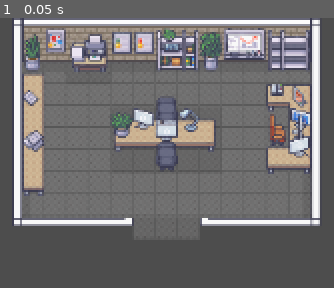
Above: before the commit, frame 1.
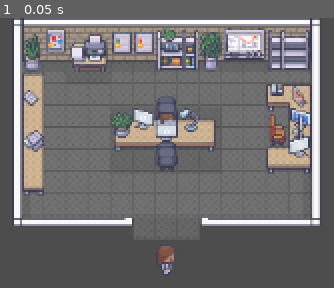
Above: after the commit, the same moment.

Repository: Towafius/AdroitGameJam
Game: Godot game, scene res://Scenes/Levels/BossOffice.tscn
Two runs of this game, one before a commit and one after it. Both use one fixed random seed, a clock stepped at 60 frames per second and the inputs below. This scene is started directly instead of the project's main scene.
Inputs:
- Up to frame 1 (0.05 s): no input

The runs differ from the first frame. In frame 1, 0.5% of the frame differs, in the area x 47-53%, y 34-95%.

Commit message:
Animation test

Diff:
--- a/adriotgamejam2025/Scenes/Levels/BossOffice.tscn
+++ b/adriotgamejam2025/Scenes/Levels/BossOffice.tscn
@@ -1,29 +1,169 @@
-[gd_scene load_steps=2 format=4 uid="uid://ctmqmw3ramqk6"]
+[gd_scene load_steps=7 format=4 uid="uid://ctmqmw3ramqk6"]
 
 [ext_resource type="TileSet" uid="uid://cqgnw2rd2kdmo" path="res://Art/TileSets/OfficeTileMap.tres" id="1_hm1xh"]
+[ext_resource type="Texture2D" uid="uid://bfuxaxw5sp6be" path="res://Assets/moderninteriors-win/16x16/Premade_Character_01.png" id="2_g8ib3"]
+[ext_resource type="Texture2D" uid="uid://lmck2utryw81" path="res://Assets/moderninteriors-win/16x16/Premade_Character_06.png" id="3_eh5fx"]
+
+[sub_resource type="Animation" id="Animation_o770h"]
+resource_name = "Intro"
+length = 10.0
+step = 0.1
+tracks/0/type = "value"
+tracks/0/imported = false
+tracks/0/enabled = true
+tracks/0/path = NodePath("Sprite2D:position")
+tracks/0/interp = 2
+tracks/0/loop_wrap = true
+tracks/0/keys = {
+"times": PackedFloat32Array(0, 2.2),
+"transitions": PackedFloat32Array(1, 1),
+"update": 0,
+"values": [Vector2(120, 169), Vector2(120, 110)]
+}
+tracks/1/type = "value"
+tracks/1/imported = false
+tracks/1/enabled = true
+tracks/1/path = NodePath("Sprite2D:frame")
+tracks/1/interp = 1
+tracks/1/loop_wrap = true
+tracks/1/keys = {
+"times": PackedFloat32Array(0, 0.2, 0.4, 0.6, 0.8, 1, 1.25122, 1.45122, 1.65122, 1.85122, 2.05122, 2.25122),
+"transitions": PackedFloat32Array(1, 1, 1, 1, 1, 1, 1, 1, 1, 1, 1, 1),
+"update": 1,
+"values": [118, 119, 120, 121, 122, 123, 118, 119, 120, 121, 122, 123]
+}
+tracks/2/type = "value"
+tracks/2/imported = false
+tracks/2/enabled = true
+tracks/2/path = NodePath("Sprite2D2:position")
+tracks/2/interp = 1
+tracks/2/loop_wrap = true
+tracks/2/keys = {
+"times": PackedFloat32Array(0),
+"transitions": PackedFloat32Array(1),
+"update": 0,
+"values": [Vector2(120, 75)]
+}
+tracks/3/type = "value"
+tracks/3/imported = false
+tracks/3/enabled = true
+tracks/3/path = NodePath("Sprite2D2:frame")
+tracks/3/interp = 1
+tracks/3/loop_wrap = true
+tracks/3/keys = {
+"times": PackedFloat32Array(2.80012, 2.9, 3, 3.1, 3.2, 3.3),
+"transitions": PackedFloat32Array(1, 1, 1, 1, 1, 1),
+"update": 1,
+"values": [802, 803, 804, 805, 806, 807]
+}
+
+[sub_resource type="Animation" id="Animation_w2vd1"]
+length = 0.001
+tracks/0/type = "value"
+tracks/0/imported = false
+tracks/0/enabled = true
+tracks/0/path = NodePath("Sprite2D:position")
+tracks/0/interp = 1
+tracks/0/loop_wrap = true
+tracks/0/keys = {
+"times": PackedFloat32Array(0),
+"transitions": PackedFloat32Array(1),
+"update": 0,
+"values": [Vector2(120, 169)]
+}
+tracks/1/type = "value"
+tracks/1/imported = false
+tracks/1/enabled = true
+tracks/1/path = NodePath("Sprite2D:frame")
+tracks/1/interp = 1
+tracks/1/loop_wrap = true
+tracks/1/keys = {
+"times": PackedFloat32Array(0),
+"transitions": PackedFloat32Array(1),
+"update": 1,
+"values": [0]
+}
+tracks/2/type = "value"
+tracks/2/imported = false
+tracks/2/enabled = true
+tracks/2/path = NodePath("Sprite2D2:position")
+tracks/2/interp = 1
+tracks/2/loop_wrap = true
+tracks/2/keys = {
+"times": PackedFloat32Array(0),
+"transitions": PackedFloat32Array(1),
+"update": 0,
+"values": [Vector2(120, 90)]
+}
+tracks/3/type = "value"
+tracks/3/imported = false
+tracks/3/enabled = true
+tracks/3/path = NodePath("Sprite2D2:frame")
+tracks/3/interp = 1
+tracks/3/loop_wrap = true
+tracks/3/keys = {
+"times": PackedFloat32Array(0),
+"transitions": PackedFloat32Array(1),
+"update": 1,
+"values": [802]
+}
+
+[sub_resource type="AnimationLibrary" id="AnimationLibrary_lj7tw"]
+_data = {
+&"Intro": SubResource("Animation_o770h"),
+&"RESET": SubResource("Animation_w2vd1")
+}
 
 [node name="BossOffice" type="Node2D"]
+y_sort_enabled = true
 
 [node name="floor" type="TileMapLayer" parent="."]
+z_index = -2
 tile_map_data = PackedByteArray("AAAAAAAAAAAHAAEAAAAAAAEAAAAHAAIAAAAAAAIAAAAHAAIAAAAAAAMAAAAHAAIAAAAAAAQAAAAHAAIAAAAAAA …(2320 unchanged characters)…
 tile_set = ExtResource("1_hm1xh")
 
 [node name="chair" type="TileMapLayer" parent="."]
+z_index = -1
+y_sort_enabled = true
 tile_map_data = PackedByteArray("AAAHAAMAAQABAAgAAAAHAAQAAQABAAkAAAA=")
 tile_set = ExtResource("1_hm1xh")
 
 [node name="furniture" type="TileMapLayer" parent="."]
+y_sort_enabled = true
 tile_map_data = PackedByteArray("AAABAAAAAQAGAAwAAAABAAEAAQAGAA0AAAABAAIAAQAHACIAAAABAAMAAQAHACMAAAABAAQAAQAHACMAAAABAA …(576 unchanged characters)…
 tile_set = ExtResource("1_hm1xh")
 
 [node name="keyboard" type="TileMapLayer" parent="."]
+y_sort_enabled = true
 tile_map_data = PackedByteArray("AAAHAAQAAQAMAAoAAAANAAUAAQAMAAoAAFA=")
 tile_set = ExtResource("1_hm1xh")
 
 [node name="over furniture" type="TileMapLayer" parent="."]
+y_sort_enabled = true
 tile_map_data = PackedByteArray("AAABAAMAAQABAA4AABABAAUAAQABAA8AAAAFAAQAAQAGAAoAAAAFAAUAAQAGAAsAAAAGAAQAAQANAAoAAAAHAA …(432 unchanged characters)…
 tile_set = ExtResource("1_hm1xh")
 
 [node name="over over furniture" type="TileMapLayer" parent="."]
+y_sort_enabled = true
 tile_map_data = PackedByteArray("AAAHAAUAAQABAAgAAAAHAAYAAQABAAkAAAABAAAAAQAGAAwAAAABAAEAAQAGAA0AAAABAAIAAQAGAA4AAAA=")
 tile_set = ExtResource("1_hm1xh")
+
+[node name="AnimationPlayer" type="AnimationPlayer" parent="."]
+libraries = {
+&"": SubResource("AnimationLibrary_lj7tw")
+}
+
+[node name="Sprite2D" type="Sprite2D" parent="."]
+position = Vector2(120, 169)
+texture = ExtResource("2_g8ib3")
+hframes = 56
+vframes = 20
+
+[node name="Sprite2D2" type="Sprite2D" parent="."]
+z_index = -1
+position = Vector2(120, 90)
+texture = ExtResource("3_eh5fx")
+offset = Vector2(0.0500031, -10.92)
+hframes = 56
+vframes = 19
+frame = 802
